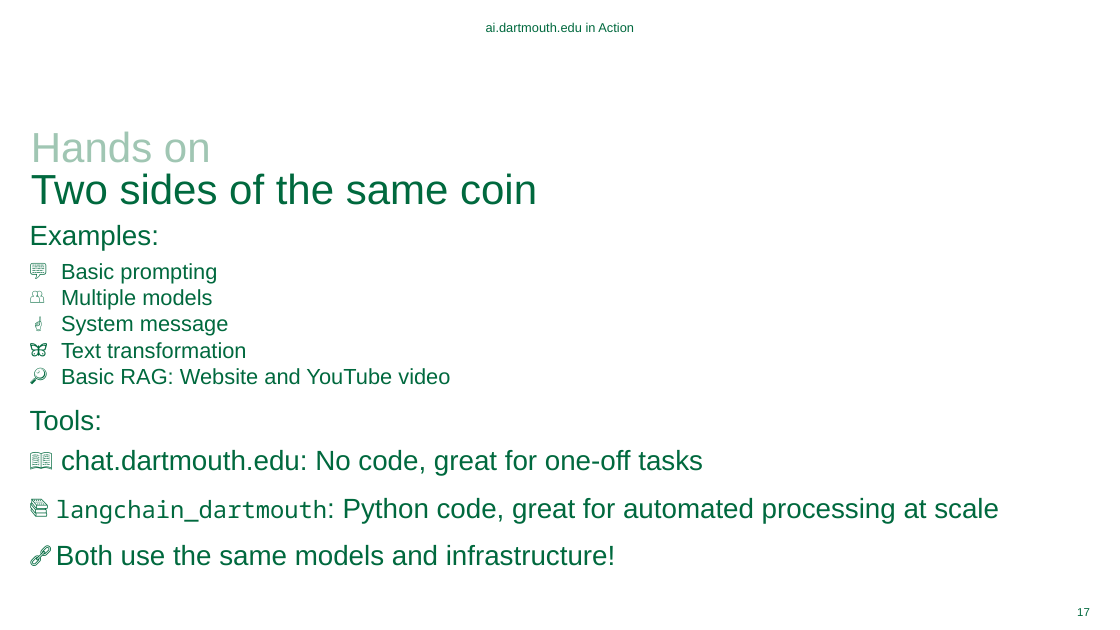
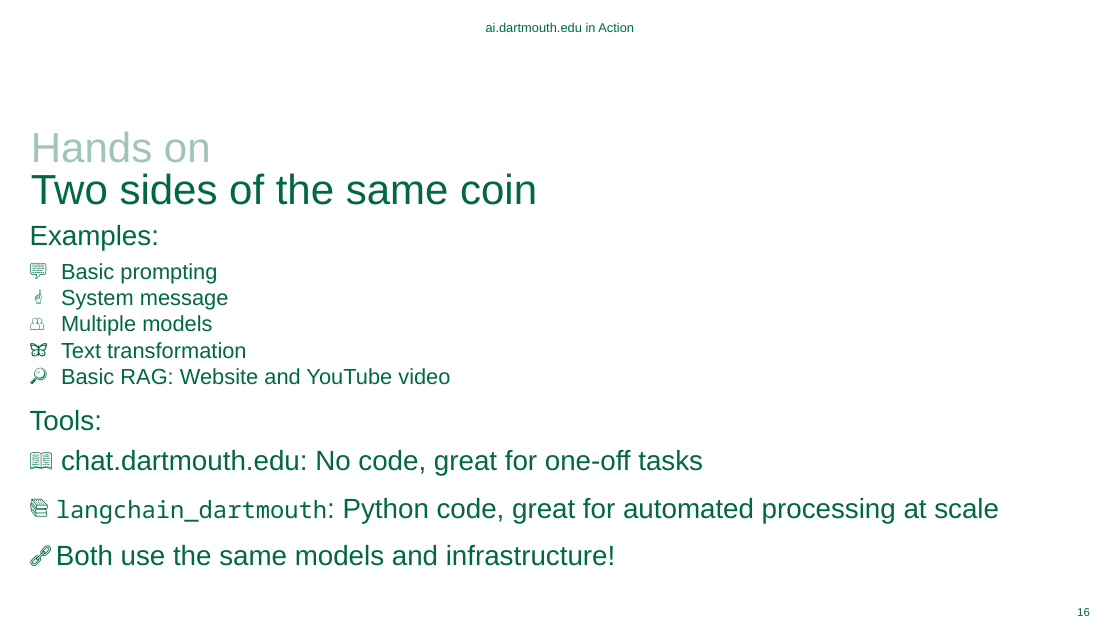
Before and after one commit to Dartmouth-Libraries/ai-project-showcase, a slide deck: slide 16 of ppt/2024-09-09-ai-project-showcase.pptx (slide 17 before the commit). Drawn at 1120x630 pixels with LibreOffice and Linux fonts; fonts in the diff are those of the drawing; background and template pictures are left out. Boxes give left, top, right and bottom in pixels: in the first picture for what was removed or moved away, otherwise in the second. Text is boxed around its words. In the diff, an @@ line names an element or a change of style, - is before the commit and + after.

```diff
--- a/ppt/2024-09-09-ai-project-showcase.pptx
+++ b/ppt/2024-09-09-ai-project-showcase.pptx
@@ text at (61,289,229,310): paragraph added @@
+☝️ System message
@@ text at (61,315,229,336): paragraph removed @@
-☝️ System message
@@ page number at (1077,608,1090,616): text changed @@
-17
+16
```
Also in this commit, not shown: 1 other slide changed, 4 slides removed, 12 other files.
